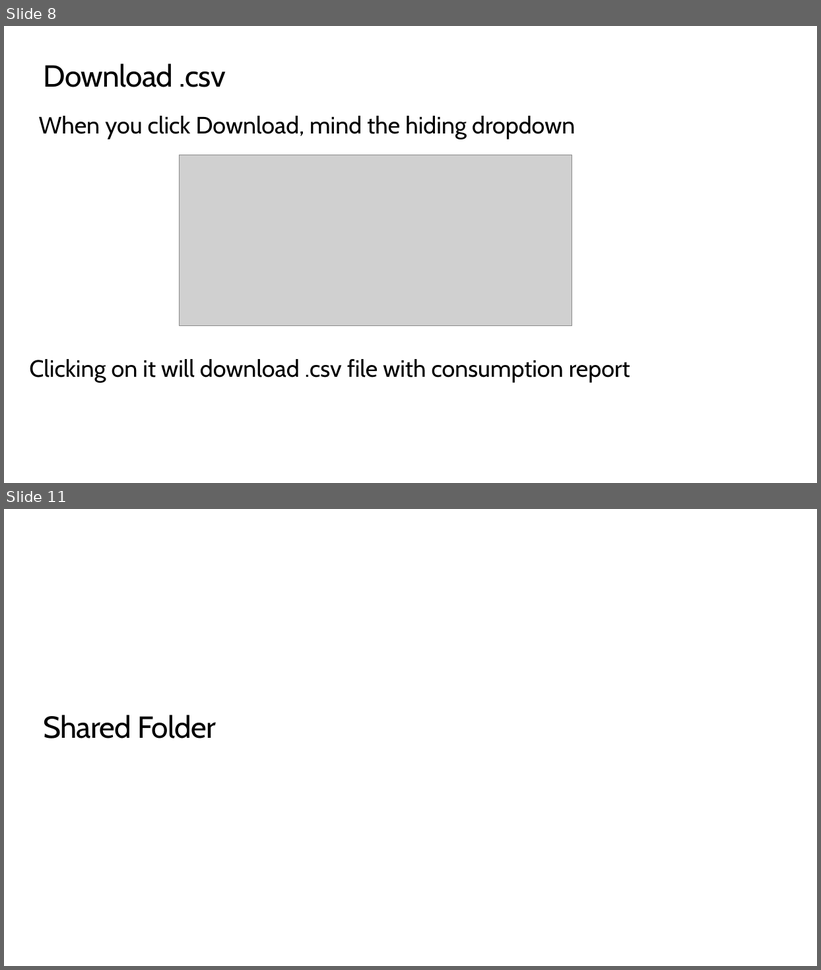
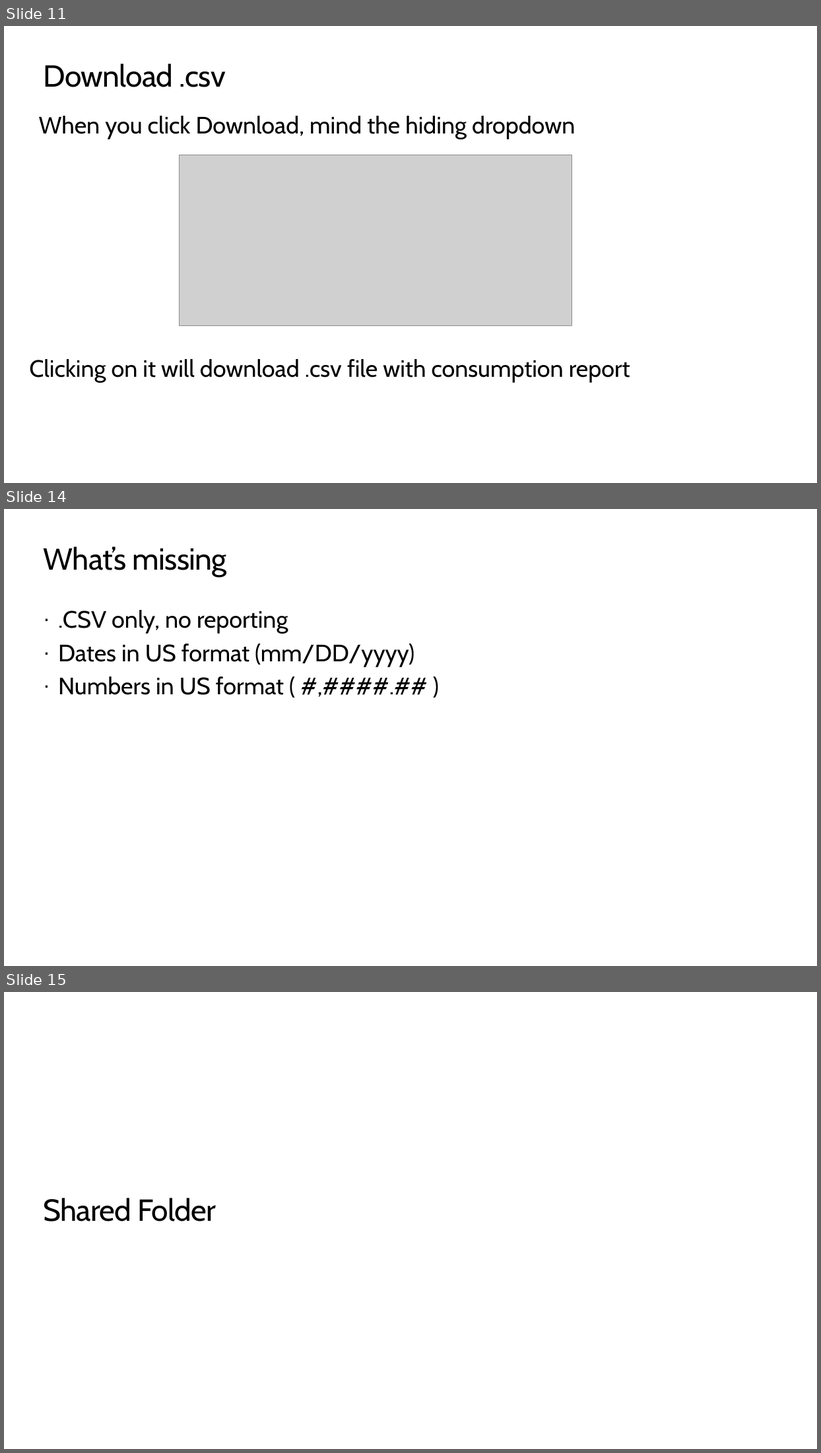
Before and after one commit to peterperov/MSFTCSA, a slide deck: 126-AzureCost/Azure Cost PBI BootCamp.pptx. Shown one above the other, each under a label of ours: slides 8 and 11 before the commit, slides 11, 14 and 15 after it; the slides between them are not shown. The pictures are 821x970 and 821x1453 pixels, drawn with LibreOffice and Linux fonts; fonts in the diff are those of the drawing; grey boxes stand for pictures; background and template pictures are left out. Boxes give left, top, right and bottom in pixels: in the first picture for what was removed or moved away, otherwise in the second. Text is boxed around its words. In the diff, an @@ line names an element or a change of style, - is before the commit and + after.

```diff
--- a/126-AzureCost/Azure Cost PBI BootCamp.pptx
+++ b/126-AzureCost/Azure Cost PBI BootCamp.pptx
@@ slide 14 added at <box>4,509,817,966</box>, background #FFFFFF @@
@@ title added at <box>43,547,227,577</box>, 36 pt, text #000000 @@
+What’s missing
@@ text added at <box>58,610,415,695</box>, 28 pt, text #000000 @@
+· .CSV only, no reporting
+· Dates in US format (mm/DD/yyyy)
+· Numbers in US format ( #,####.## )
@@ what was slide 8 is now slide 11 @@
@@ what was slide 11 is now slide 15 @@
```
Also in this commit, not shown: 2 slides changed, 5 other slides added, 2 slides removed, 3 other files.
